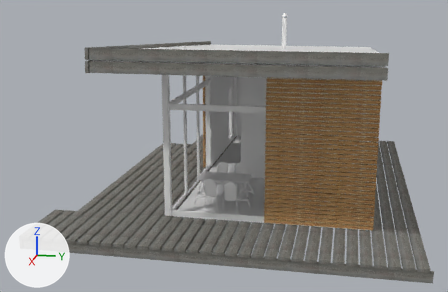
Renders of the Blender file exterior.blend from each side of a commit.
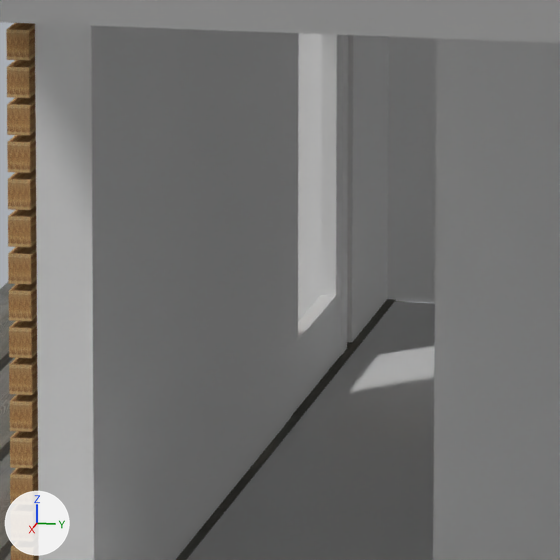
The first picture shows the older version from a camera (50 mm lens) standing at (11.28, 2.23, 3.33) and looking at (1.5, 0.28, 0.89). The close-ups show both versions on the part from 45% to 56% of the width and 37% to 54% of the height of that picture. Every picture has the same lights, and +X, +Y and +Z are marked at lower left.
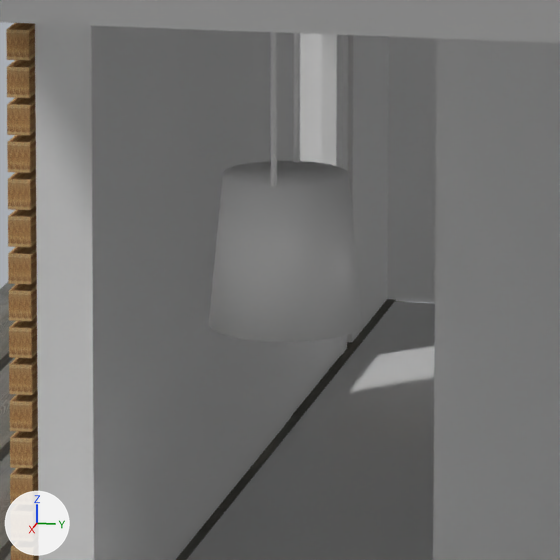
Where the change shows, as pixel boxes [x1, y1, x2, y2] in the close-ups (560 x 560 px):
'Cylinder.001', added
    after: [209, 32, 363, 342]

Diff of the bpy script that builds the scene:
```diff
--- a/exterior.blend.py
+++ b/exterior.blend.py
@@ me_cylinder_001 @@
+me_cylinder_001.from_pydata(...)  # 192 vertices, 98 faces; spans x -1.0..1.0, y -1.0..1.0, z -1.0..10.26
+me_cylinder_001.polygons.foreach_set('use_smooth', [True] * 98)
@@ ob_cylinder_001 @@
+ob_cylinder_001 = bpy.data.objects.new('Cylinder.001', me_cylinder_001)
+ob_cylinder_001.location = (2.59, 0.548, 1.387)
+ob_cylinder_001.scale = (0.0997, 0.0997, 0.0997)
```
